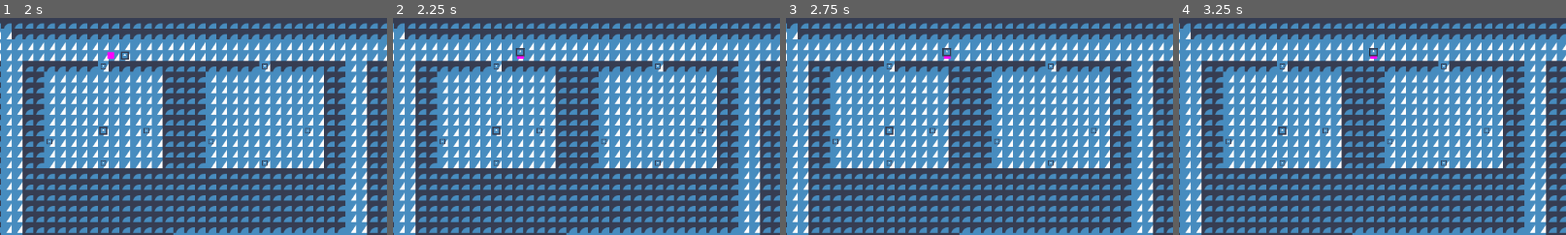
Above: before the commit, frames 1-4 (left to right).
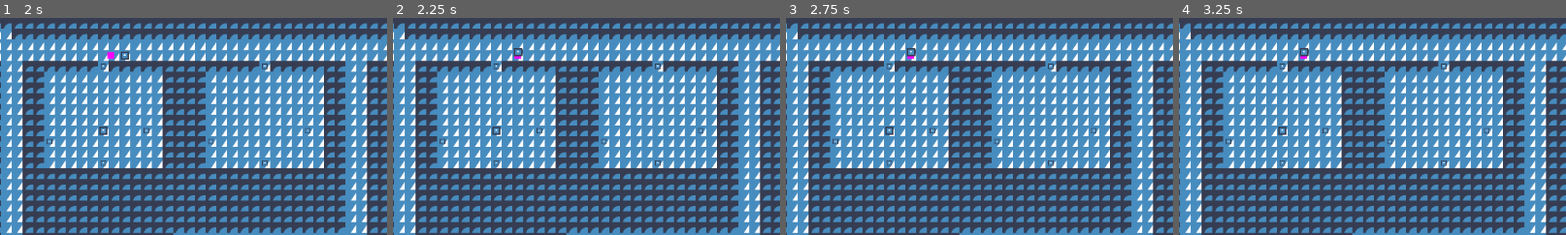
Above: after the commit, the same moments.

Repository: Nathpett/City-Navigation-Project
Game: Godot game, scene res://main.tscn
Same seed, same stepped clock (60 frames per second), same inputs: the game is played once before the commit and once after it. The engine's default icon, where the game draws it, is replaced by a stand-in: a white triangle on a blue panel in a dark square.
Inputs:
- Up to frame 1 (2 s): tap Enter at 0.5 s
- Up to frame 2 (2.25 s): no input
- Up to frame 3 (2.75 s): no input
- Up to frame 4 (3.25 s): no input
The pictures show only the part of the screen within x 1-51%, y 0-50%; the shares and areas given below are measured in that part.

Frame 1 is identical in both runs. In frame 2, 0.1% of the frame differs, in the area x 31-35%, y 13-20%; in frame 3, 0.2%, in the area x 31-43%, y 13-20%; in frame 4, 0.2%.

Commit message:
working out super states

Diff:
--- a/npc.gd
+++ b/npc.gd
@@ -6,6 +6,7 @@
 var city: City
 var in_sight_range: Array
 var holding = null
+var target = null
 
 @onready var navigation_agent: NavigationAgent2D = $NavigationAgent2D
 
@@ -19,7 +20,7 @@
 	city = get_parent()
 	in_sight_range = []
 
-	$StateMachine.push_state("wander")
+	$StateMachine.push_state("porter")
 
 
 func look() -> Array: # ONLY CALL IN PHYSICS PROCESS
--- a/state/npc_states/porter.gd
+++ b/state/npc_states/porter.gd
@@ -2,4 +2,11 @@
 
 
 func enter() -> void:
-	super.enter()
+	call_deferred("state_logic")
+
+
+func state_logic() -> void:
+	state_machine.push_state("wander", {"exit_criteria": "thing"})
+	#state_machine.push_state("wander", {"exit_criteria": "thing"})
+	await state_machine.state_concluded
+	state_machine.push_state("seek", {"target": state_owner.get_meta("target")})
--- a/state/npc_states/seek.gd
+++ b/state/npc_states/seek.gd
@@ -21,5 +21,5 @@
 
 
 func _exit_condition_met() -> void:
-	state_owner.pick_up(target)
+	state_owner.pick_up(target)# TODO DONT DO ANYTHING JUST BE THERE
 	emit_signal("state_concluded")
--- a/state/npc_states/wander.gd
+++ b/state/npc_states/wander.gd
@@ -5,8 +5,7 @@
 
 var target_building
 var stops: Array
-var last_thing_seeked = null
-var seek_criteria: String
+var exit_criteria: String
 
 
 func enter() -> void:
@@ -14,7 +13,7 @@
 	state_owner.get_node("NavigationAgent2D").connect("navigation_finished", Callable(self, "_on_state_owner_navigation_finished"))
 	stops = []
 
-	seek_criteria = parameters.get("seet_criteria", "thing")
+	exit_criteria = parameters.get("exit_criteria", "thing")
 
 
 func _physics_process(_delta):
@@ -26,9 +25,10 @@
 		return
 	things_seen.shuffle()
 	for thing in things_seen:
-		if thing.get_script().get_path().get_file().get_basename() == seek_criteria:
-			push_state.call("seek", {"target": thing}) # TODO EXIT STATE BUT SOMEHOW KEEP KNOWLEDGE OF SOUGHT THING!
-			last_thing_seeked = thing
+		if thing.get_script().get_path().get_file().get_basename() == exit_criteria:
+			state_owner.set_meta("target", thing)
+			emit_signal("state_concluded")
+			#push_state.call("seek", {"target": thing}) # TODO EXIT STATE BUT SOMEHOW KEEP KNOWLEDGE OF SOUGHT THING!
 			return
 
 
--- a/state/state.gd
+++ b/state/state.gd
@@ -9,12 +9,13 @@
 var cycle_freq: float = 1.0
 
 var state_owner
-var push_state
+var state_machine
 var parameters: Dictionary = {}
 
 
 func _ready():
 	self.connect("cycle_finished", Callable(self, "cycle"))
+	state_machine = get_parent()
 
 
 func cycle() -> void:
--- a/state/state_machine.gd
+++ b/state/state_machine.gd
@@ -1,5 +1,7 @@
 class_name StateMachine
 extends Node
+
+signal state_concluded
 
 var state
 var state_stack: Array
@@ -16,7 +18,6 @@
 	var _script = _get_state_script(state_name)
 	state.set_script(_script)
 	state.state_owner = get_parent()
-	state.push_state = Callable(self, "push_state")
 	state.connect("state_concluded", Callable(self, "_on_state_concluded"))
 	add_child(state)
 	if parameters == null:
@@ -32,6 +33,7 @@
 		return
 	state = state_stack.pop_back()
 	state.unpause()
+	emit_signal("state_concluded")
 
 
 func _get_state_script(state_name: String):
